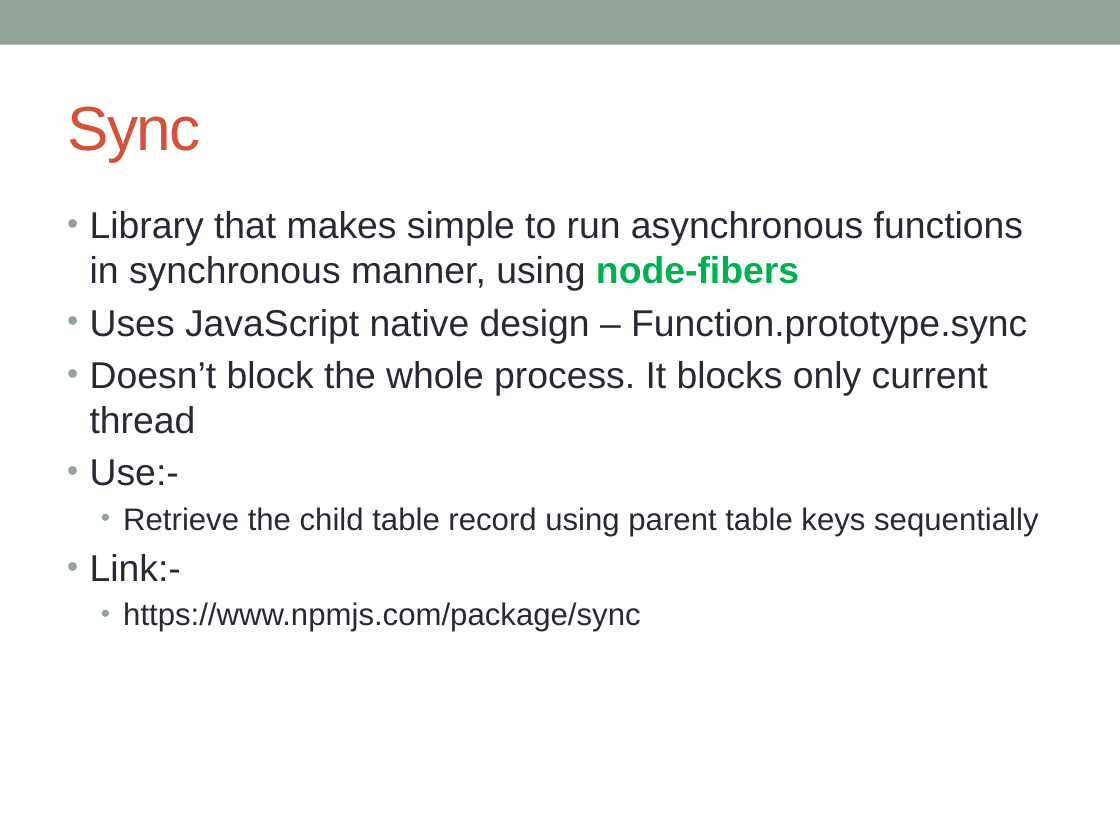
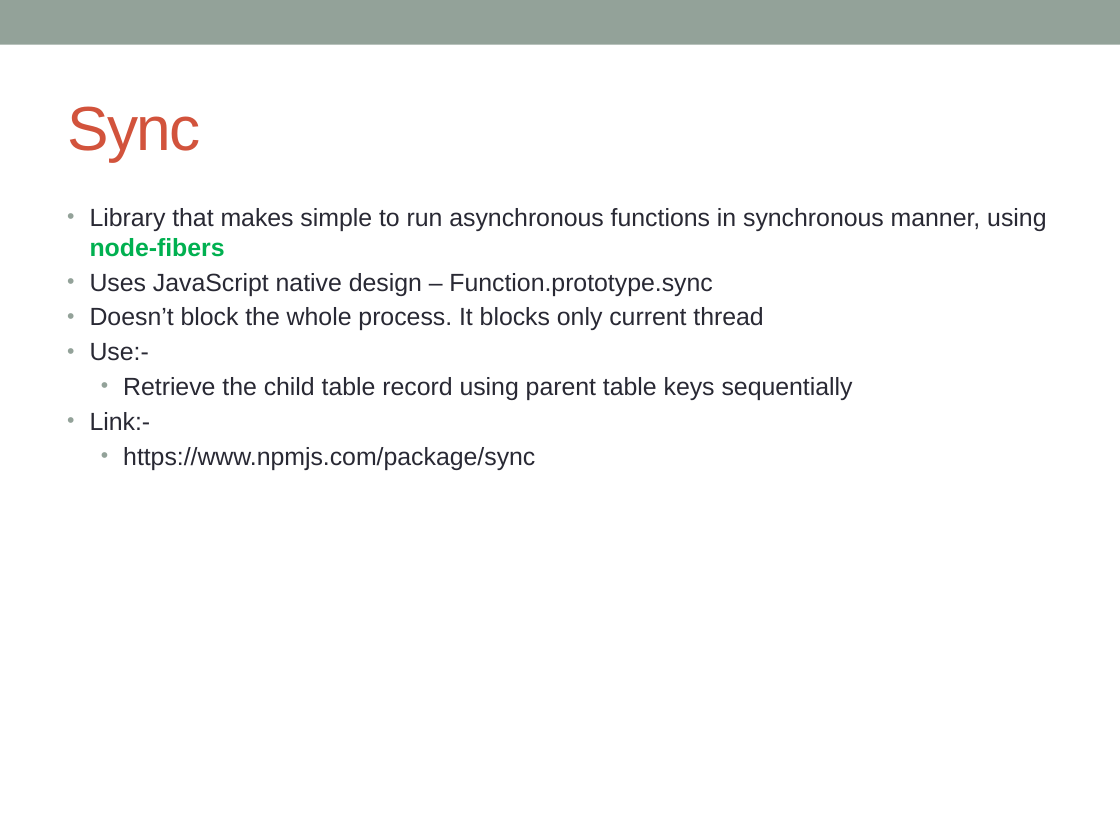
Before and after one commit to notionquest/ProjectDocumentation, a slide deck: slide 16 of NodeJS.pptx (slide 15 before the commit). Drawn at 1120x840 pixels with LibreOffice and Linux fonts; fonts in the diff are those of the drawing. Boxes give left, top, right and bottom in pixels: in the first picture for what was removed or moved away, otherwise in the second. Text is boxed around its words. In the diff, an @@ line names an element or a change of style, - is before the commit and + after.

```diff
--- a/NodeJS.pptx
+++ b/NodeJS.pptx
@@ text "Library that makes simple to ..." at [90, 208, 1046, 470]: size 24 to 16 pt in "Library that makes simple to run asynchronous ...", "Uses JavaScript native design – Function.prototype.sync", "Doesn’t block the whole process. It blocks ...", "Use:-" and 1 more places; size 20 to 16 pt in "Retrieve the child table record using parent ...", "https://www.npmjs.com/package/sync"; less space between paragraphs @@
```
Also in this commit, not shown: 11 other slides changed, 8 slides added.
